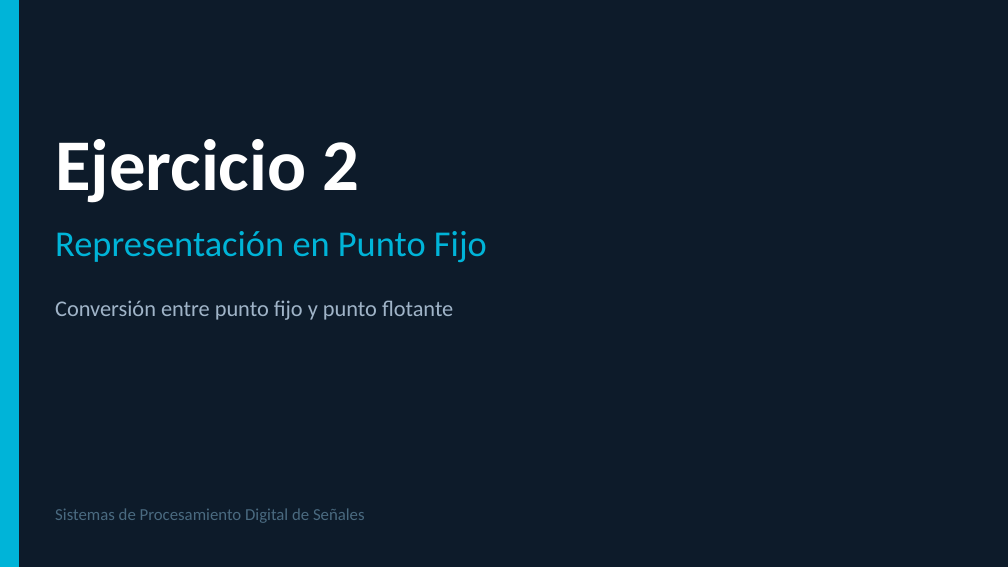
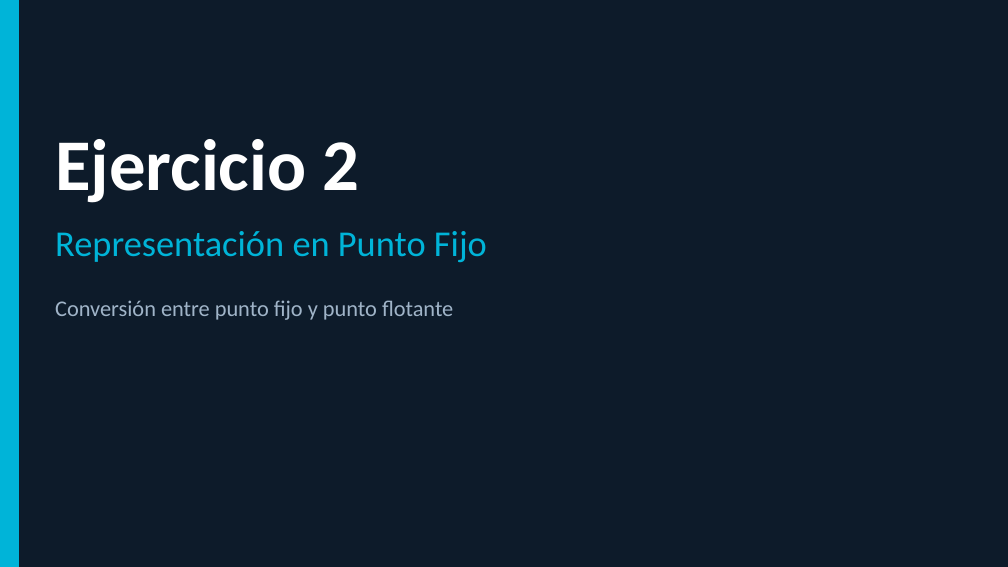
Before and after one commit to Juan-Stella/Control-y-Sistemas, a slide deck: slide 1 of Tp2/Ejercicio2_PuntoFijo.pptx. Drawn at 1008x567 pixels with LibreOffice and Linux fonts; fonts in the diff are those of the drawing. Boxes give left, top, right and bottom in pixels: in the first picture for what was removed or moved away, otherwise in the second. Text is boxed around its words. In the diff, an @@ line names an element or a change of style, - is before the commit and + after.

```diff
--- a/Tp2/Ejercicio2_PuntoFijo.pptx
+++ b/Tp2/Ejercicio2_PuntoFijo.pptx
@@ text removed at (55, 508, 365, 523) @@
-Sistemas de Procesamiento Digital de Señales
```
Also in this commit, not shown: 2 other slides changed, 2 slides removed, 22 other files.
